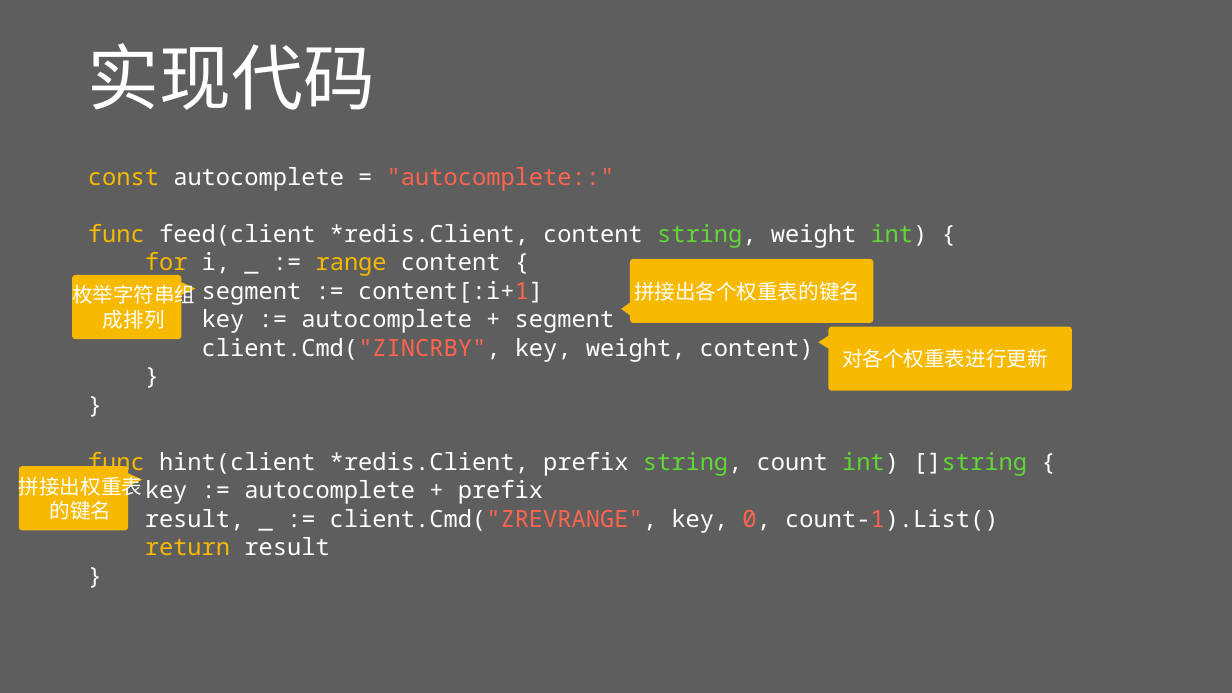
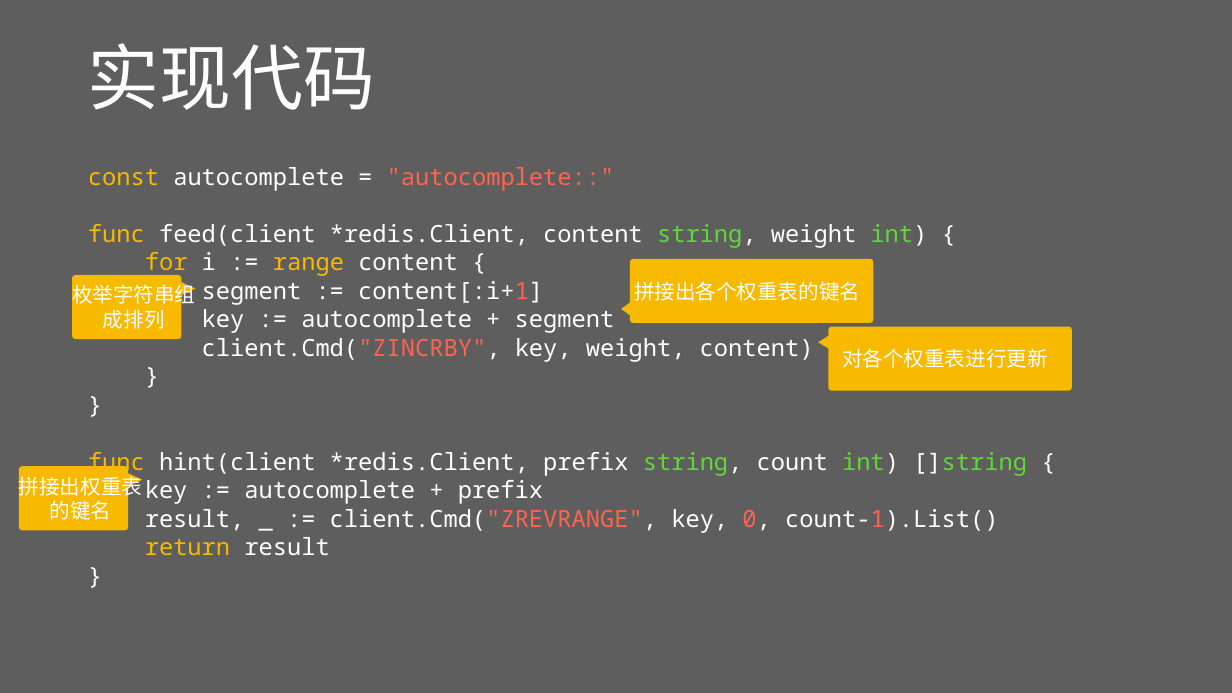
Before and after one commit to huangzworks/2017-guangzhou-gopher-meetup, a slide deck: slide 168 of keynote-ppt-and-pdf/gopher-meetup-huangz.pptx. Drawn at 1232x693 pixels with LibreOffice and Linux fonts; fonts in the diff are those of the drawing. Boxes give left, top, right and bottom in pixels: in the first picture for what was removed or moved away, otherwise in the second. Text is boxed around its words. In the diff, an @@ line names an element or a change of style, - is before the commit and + after.

Commit message:
简化自动补全程序的其中一行代码

```diff
--- a/keynote-ppt-and-pdf/gopher-meetup-huangz.pptx
+++ b/keynote-ppt-and-pdf/gopher-meetup-huangz.pptx
@@ text at (x1=145, y1=252, x2=458, y2=277): text changed @@
-for i, _ := range content {
+for i := range content {
```
Also in this commit, not shown: 4 other slides changed, 2 other files.
